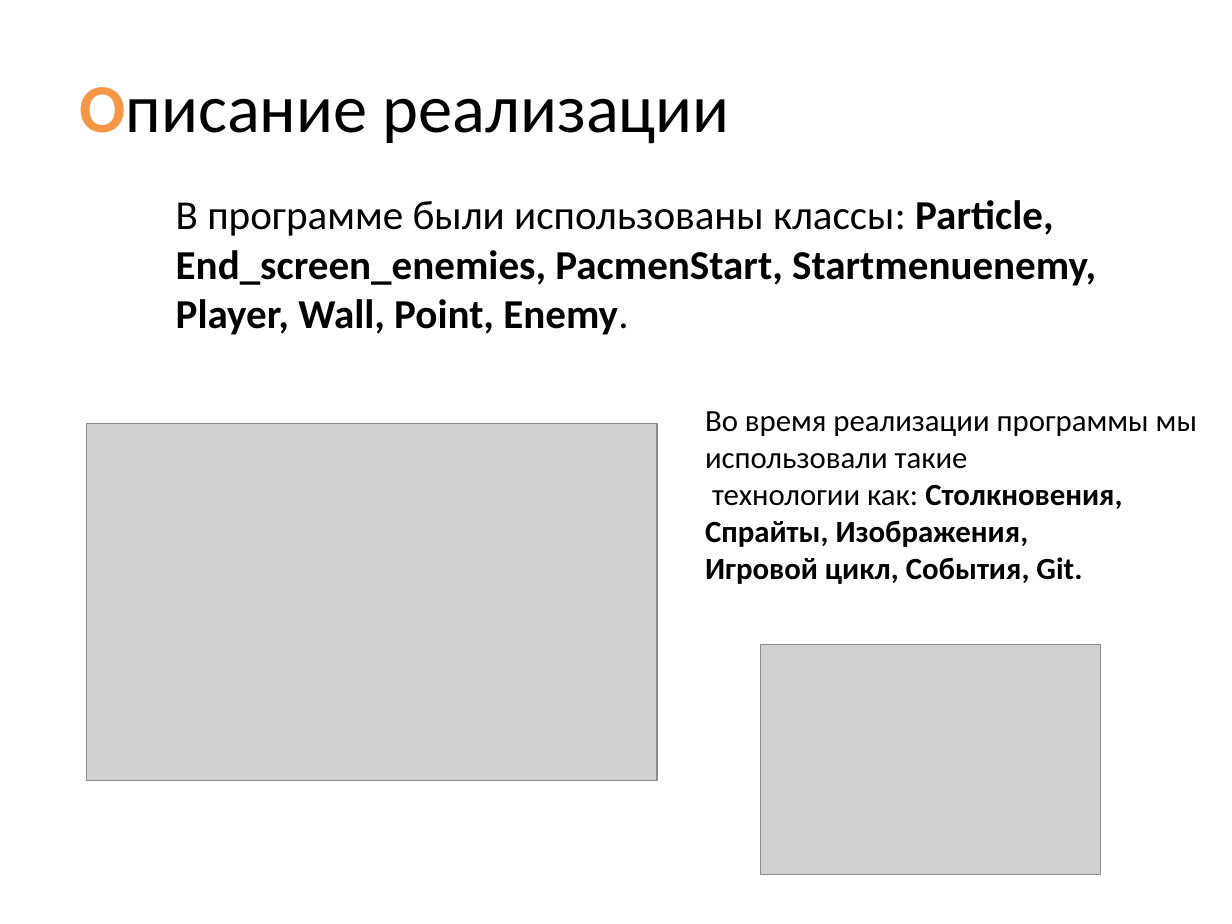
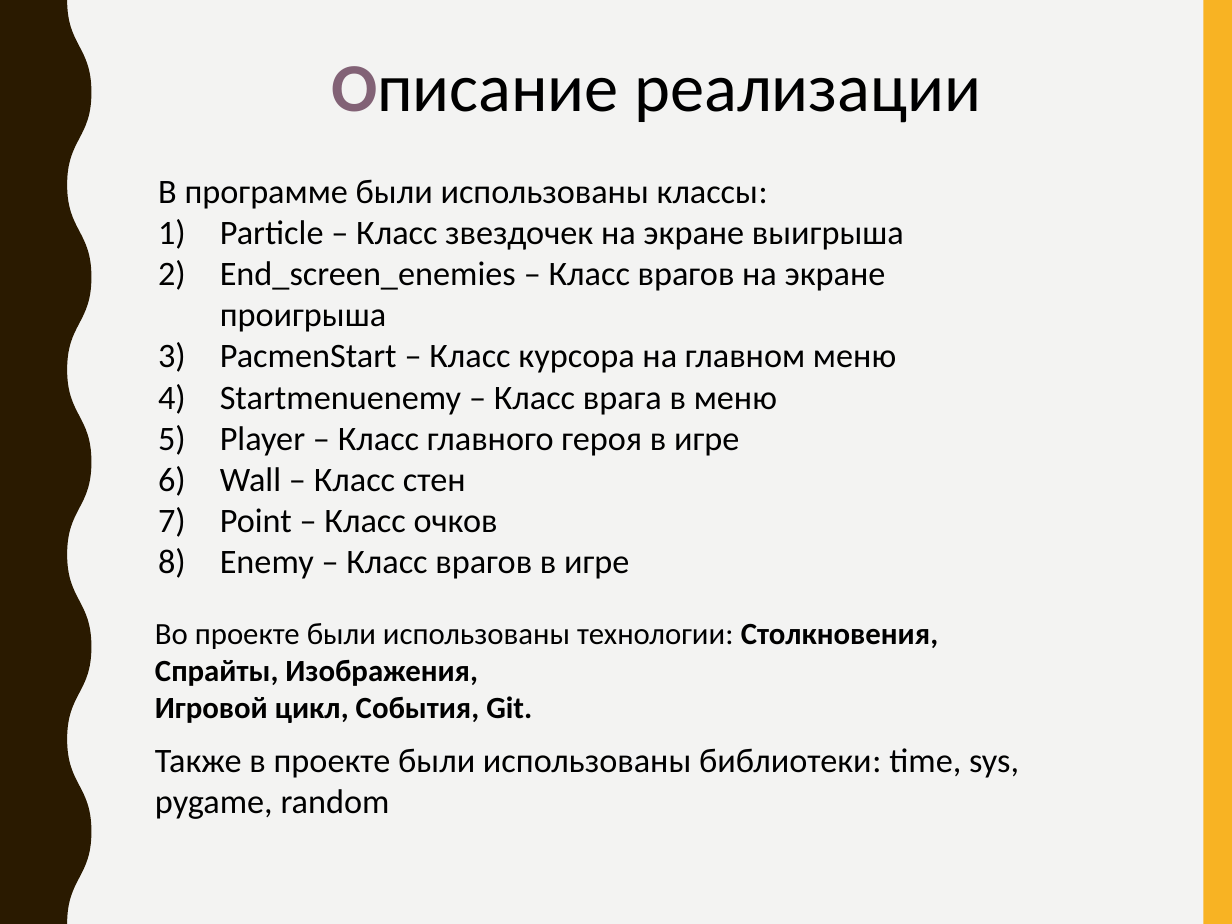
Before and after one commit to Alexandr-Gavrin/PAC-MAN, a slide deck: slide 4 of docs/Pac-man.pptx (slide 3 before the commit). Drawn at 1232x924 pixels with LibreOffice and Linux fonts; fonts in the diff are those of the drawing; grey boxes stand for pictures. Boxes give left, top, right and bottom in pixels: in the first picture for what was removed or moved away, otherwise in the second. Text is boxed around its words. In the diff, an @@ line names an element or a change of style, - is before the commit and + after.

```diff
--- a/docs/Pac-man.pptx
+++ b/docs/Pac-man.pptx
@@ background #FFFFFF to #F3F3F2 @@
@@ freeform shape added at (0,0,91,924), fill #2A1A00 @@
@@ rectangle added at (1204,0,1232,924), fill #F8B323 @@
@@ text "Описание реализации": place and size @@
-text "Описание реализации" at (79,87,730,144)
+text "Описание реализации" at (331,66,981,123)
@@ text "Описание реализации" at (331,66,981,123): text colour #F79646 to #826276 in "Описание" @@
@@ text at (158,179,904,579): text changed; size 24 to 20 pt; bold off @@
-В программе были использованы классы: Particle,
-End_screen_enemies, PacmenStart, Startmenuenemy,
-Player, Wall, Point, Enemy.
+В программе были использованы классы:
+1) Particle – Класс звездочек на экране выигрыша
+2) End_screen_enemies – Класс врагов на экране проигрыша
+3) PacmenStart – Класс курсора на главном меню
+4) Startmenuenemy – Класс врага в меню
+5) Player – Класс главного героя в игре
+6) Wall – Класс стен
+7) Point – Класс очков
+8) Enemy – Класс врагов в игре
@@ picture removed at (86,424,657,781) @@
@@ text "Во проекте были использованы технологии: ...": place and size @@
-text "Во проекте были использованы технологии: ..." at (705,411,1197,584)
+text "Во проекте были использованы технологии: ..." at (155,623,938,723)
@@ text at (155,623,938,649): text changed @@
-Во время реализации программы мы использовали такие
-технологии как: Столкновения,
+Во проекте были использованы технологии: Столкновения,
@@ picture removed at (760,644,1100,873) @@
@@ text added at (155,748,1019,819), 20 pt, text #000000 @@
+Также в проекте были использованы библиотеки: time, sys, pygame, random
```
Also in this commit, not shown: 1 other slide changed, 4 slides added, 2 slides removed, 1 other file.
